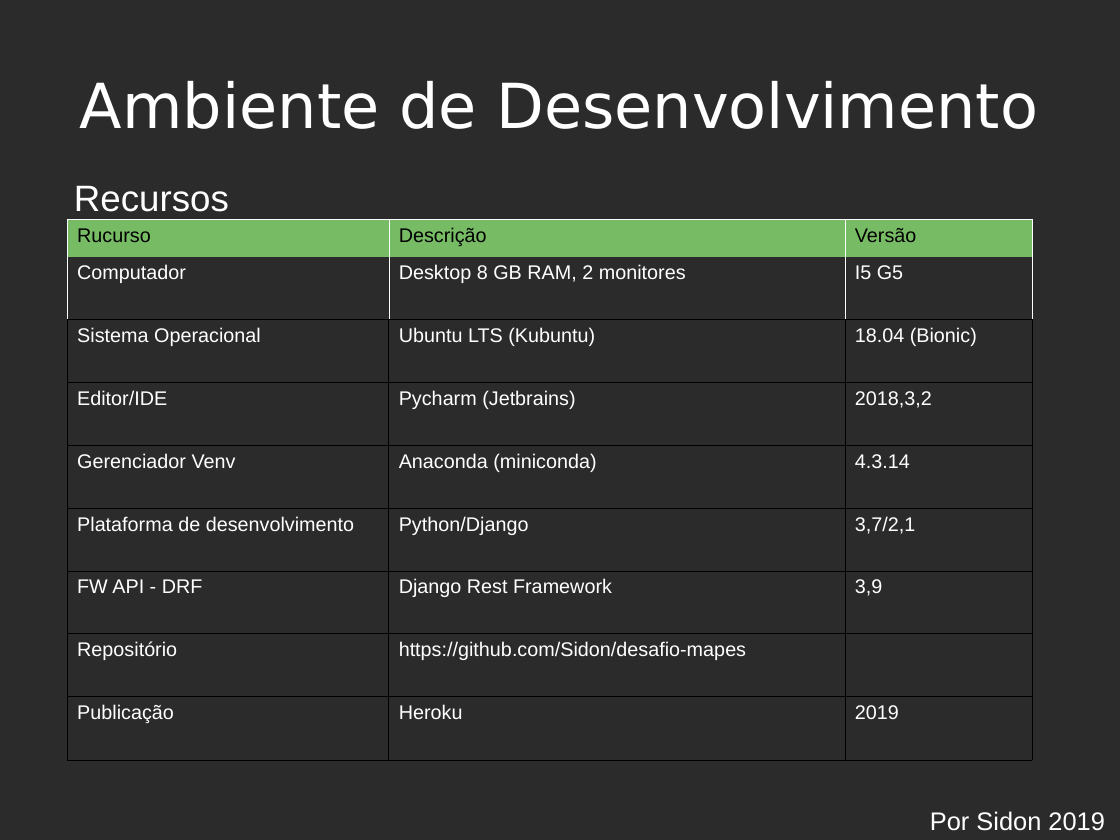
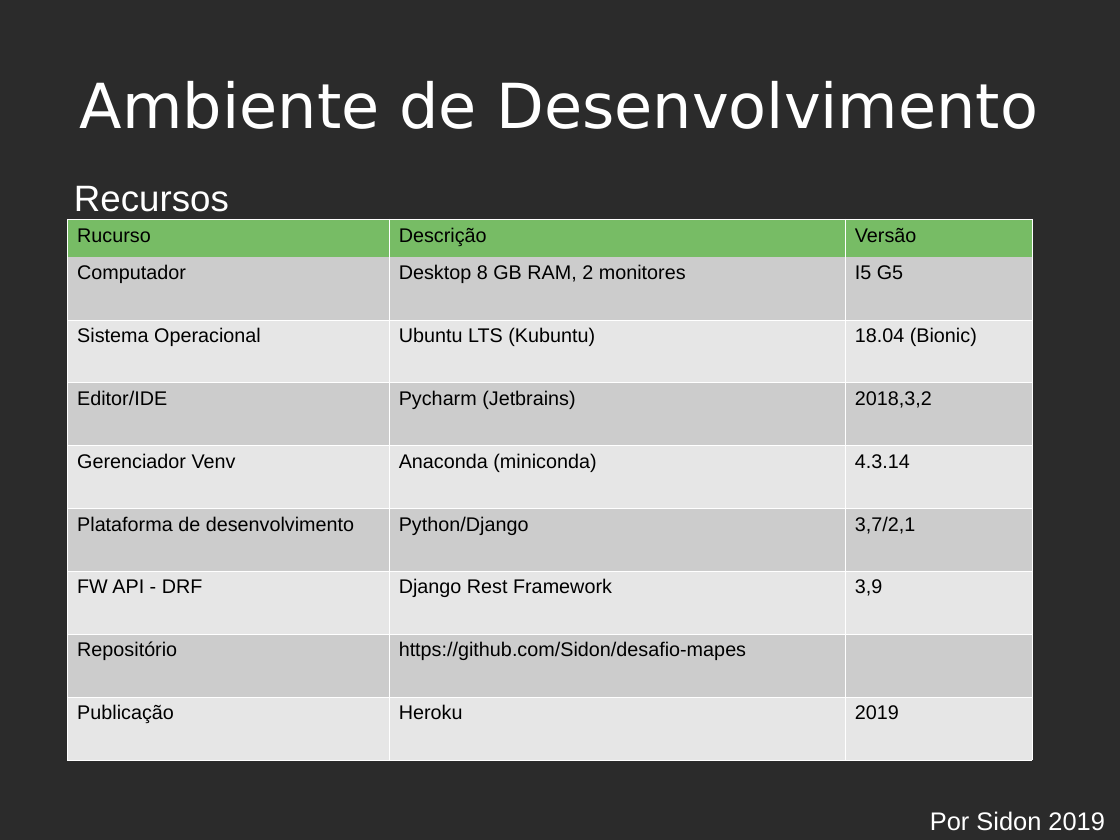
Before and after one commit to Sidon/desafio-mapes, a slide deck: slide 5 of doc/apresentacao_mapes.odp. Drawn at 1120x840 pixels with LibreOffice and Linux fonts; fonts in the diff are those of the drawing; background and template pictures are left out; a plain dark background stands for a picture behind light text. Boxes give left, top, right and bottom in pixels: in the first picture for what was removed or moved away, otherwise in the second. Text is boxed around its words. In the diff, an @@ line names an element or a change of style, - is before the commit and + after.

```diff
--- a/doc/apresentacao_mapes.odp
+++ b/doc/apresentacao_mapes.odp
@@ table at (67, 220, 1033, 760) @@
@@ fill none to #CCCCCC in 11 cells @@
@@ fill none to #E6E6E6 in 12 cells @@
@@ text colour #FFFFFF to #000000 @@
@@ borders changed @@
```
Also in this commit, not shown: 3 other slides changed, 3 slides added, 1 other file.
